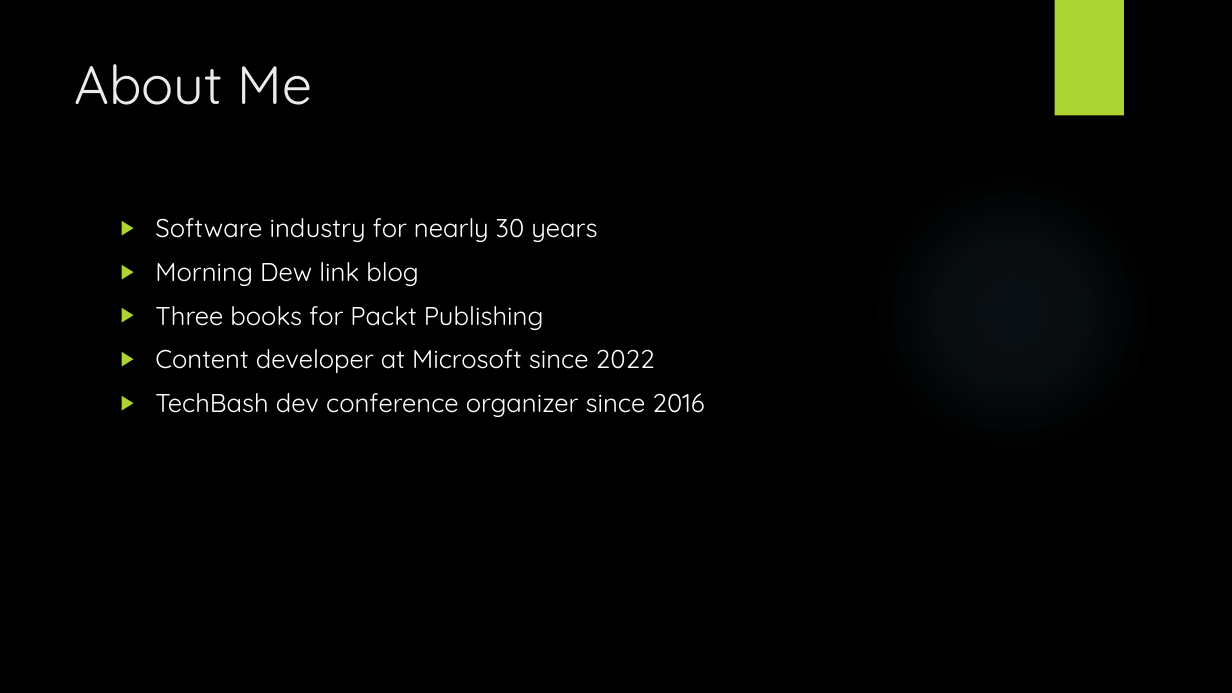
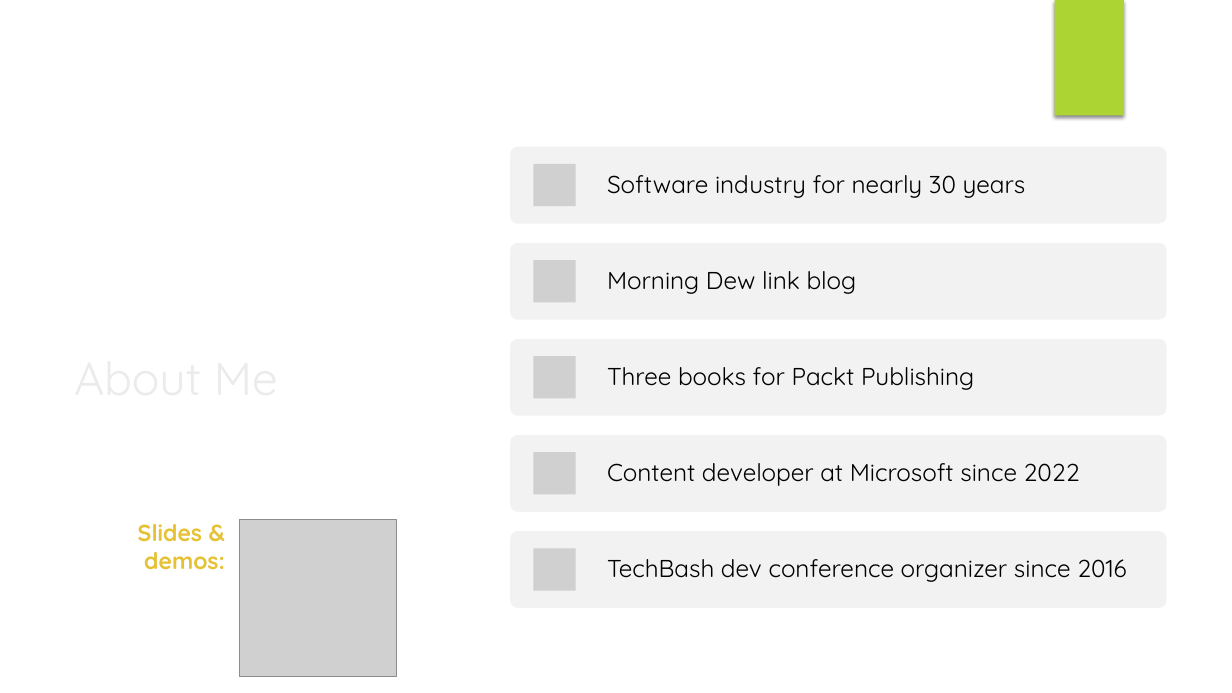
Before and after one commit to alvinashcraft/speaking, a slide deck: slide 2 of 2025/0521_PhillyDotNet/Philly.NET - Intelligent Windows Apps with WCR.pptx. Drawn at 1232x693 pixels with LibreOffice and Linux fonts; fonts in the diff are those of the drawing; grey boxes stand for pictures; background and template pictures are left out. Boxes give left, top, right and bottom in pixels: in the first picture for what was removed or moved away, otherwise in the second. Text is boxed around its words. In the diff, an @@ line names an element or a change of style, - is before the commit and + after.

```diff
--- a/2025/0521_PhillyDotNet/Philly.NET - Intelligent Windows Apps with WCR.pptx
+++ b/2025/0521_PhillyDotNet/Philly.NET - Intelligent Windows Apps with WCR.pptx
@@ freeform shape added at [399, 0, 456, 375], fill #FFFFFF at 20% opacity @@
@@ freeform shape added at [421, 0, 1232, 693], fill #FFFFFF @@
@@ rectangle removed at [1055, 0, 1124, 116] @@
@@ rectangle added at [1055, 0, 1124, 116], fill #ACD433 @@
@@ title "About Me": place and size @@
-title "About Me" at [75, 64, 313, 105]
+title "About Me" at [65, 146, 379, 608]
@@ title "About Me" at [65, 146, 379, 608]: size 42 to 36 pt; vertical alignment top to middle @@
@@ ellipse at [870, 169, 1154, 454]: fill gradient #7AC4F0 to gradient #F7F7F7 @@
@@ text removed at [155, 218, 704, 417] @@
-▶ Software industry for nearly 30 years
-▶ Morning Dew link blog
-▶ Three books for Packt Publishing
-▶ Content developer at Microsoft since 2022
-▶ TechBash dev conference organizer since 2016
@@ text added at [138, 524, 225, 570], 18 pt, text #E6C133, bold @@
+Slides & demos:
@@ picture added at [239, 519, 396, 677] @@
@@ group added at [510, 147, 1166, 608]: 5 rounded rectangles, 5 pictures, 5 texts @@
+Software industry for nearly 30 years
+Morning Dew link blog
+Three books for Packt Publishing
+Content developer at Microsoft since 2022
+TechBash dev conference organizer since 2016
```
Also in this commit, not shown: 3 other slides changed, 8 slides added.
